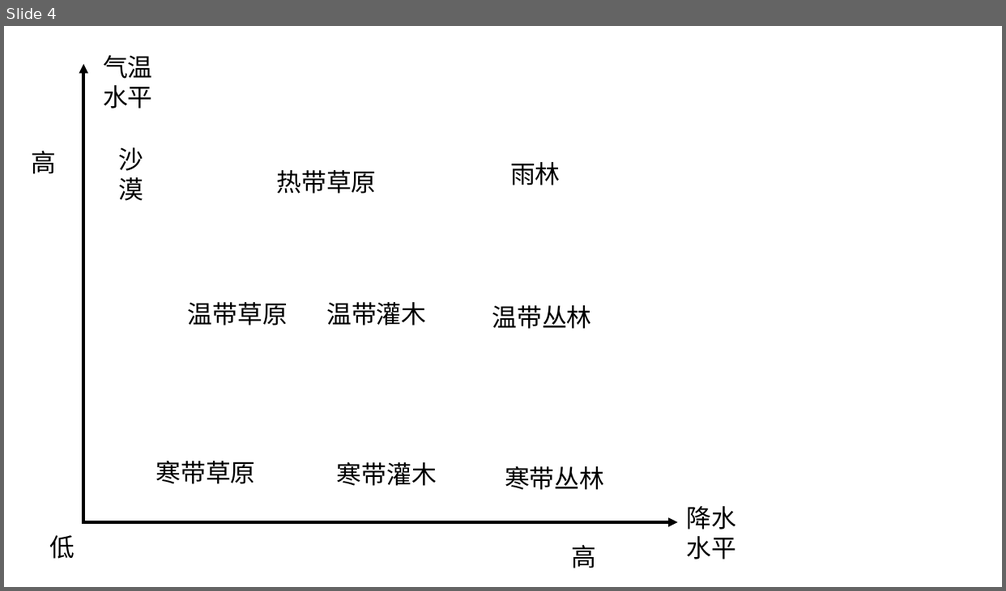
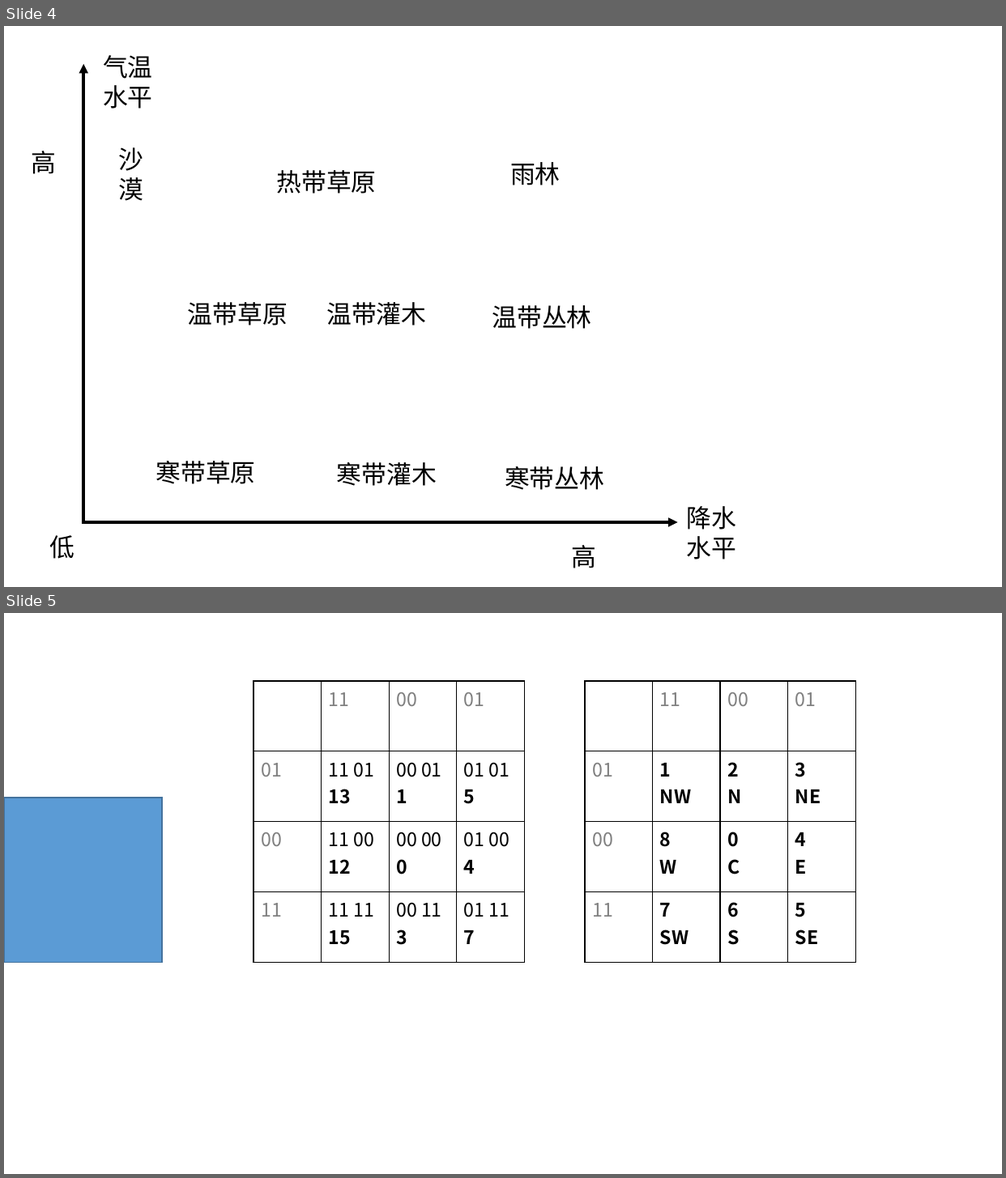
Before and after one commit to ijrys/WorldCreater, a slide deck: Docs/Technology.pptx. Shown one above the other, each under a label of ours: slide 4 before the commit, slides 4 and 5 after it. The pictures are 1006x591 and 1006x1178 pixels, drawn with LibreOffice and Linux fonts; fonts in the diff are those of the drawing. Boxes give left, top, right and bottom in pixels: in the first picture for what was removed or moved away, otherwise in the second. Text is boxed around its words. In the diff, an @@ line names an element or a change of style, - is before the commit and + after.

```diff
--- a/Docs/Technology.pptx
+++ b/Docs/Technology.pptx
@@ slide 5 added at [4, 613, 1002, 1174], background #FFFFFF @@
@@ table added at [253, 681, 522, 963], 4 rows, 4 columns @@
+ | 11 | 00 | 01
+01 | 11 01 / 13 | 00 01 / 1 | 01 01 / 5
+00 | 11 00 / 12 | 00 00 / 0 | 01 00 / 4
+11 | 11 11 / 15 | 00 11 / 3 | 01 11 / 7
@@ table added at [585, 681, 854, 963], 4 rows, 4 columns @@
+ | 11 | 00 | 01
+01 | 1 / NW | 2 / N | 3 / NE
+00 | 8 / W | 0 / C | 4 / E
+11 | 7 / SW | 6 / S | 5 / SE
@@ rectangle added at [4, 798, 162, 963], fill #5B9BD5, outline #43739E 1 pt @@
```
Also in this commit, not shown: 11 other files.
